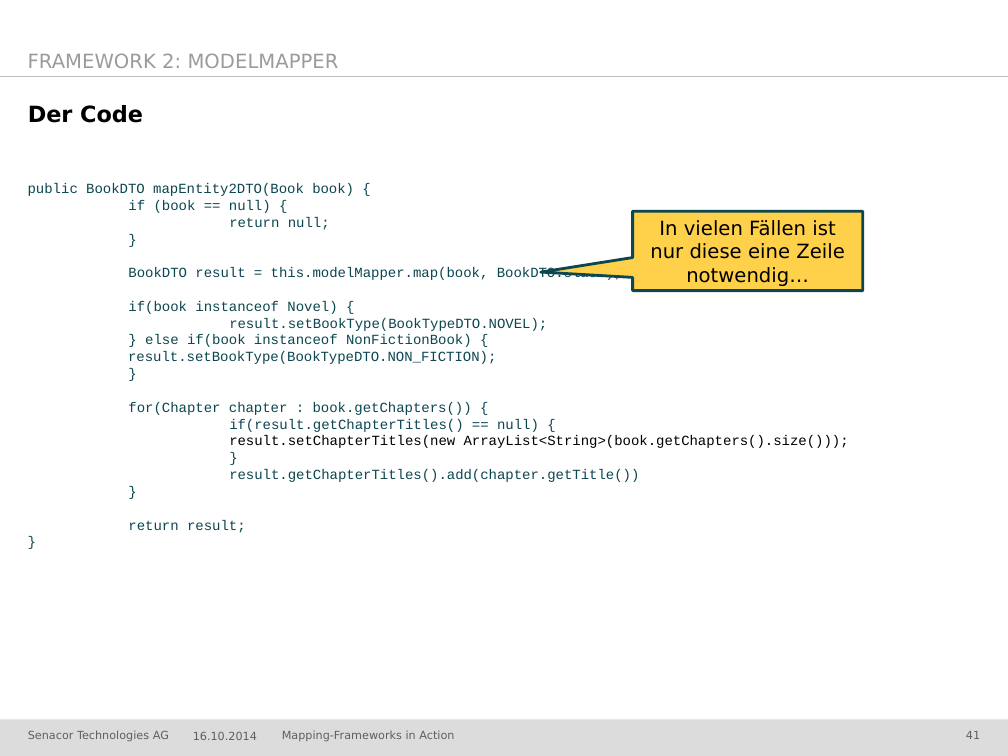
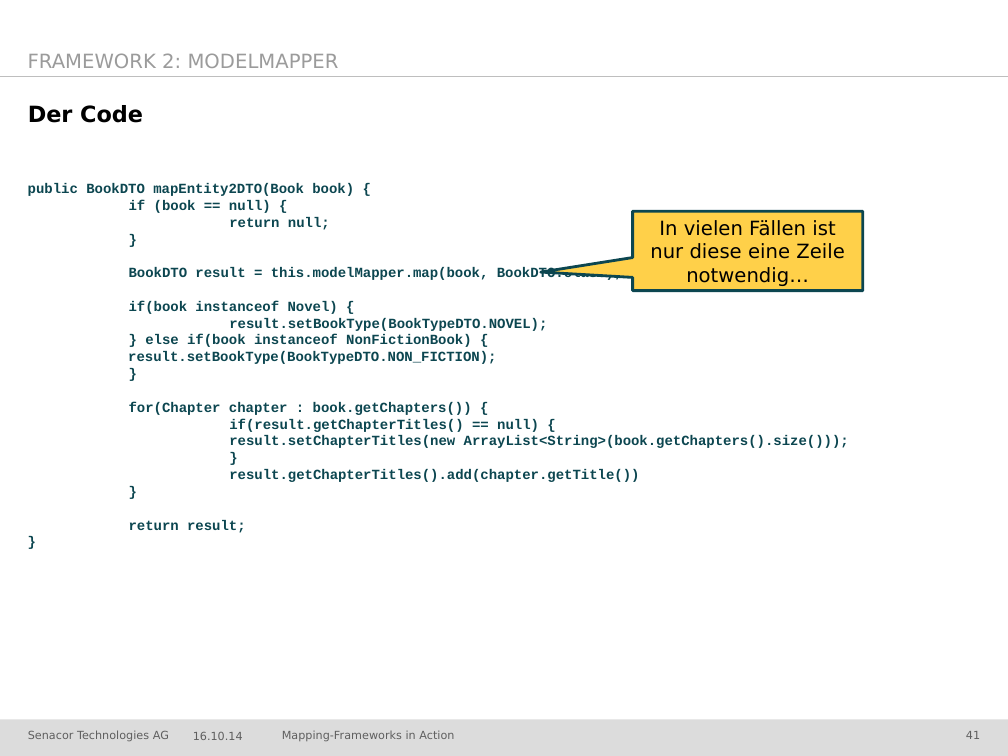
Before and after one commit to jschwalb/Mappings, a slide deck: slide 41 of presentation.pptx. Drawn at 1008x756 pixels with LibreOffice and Linux fonts; fonts in the diff are those of the drawing; background and template pictures are left out. Boxes give left, top, right and bottom in pixels: in the first picture for what was removed or moved away, otherwise in the second. Text is boxed around its words. In the diff, an @@ line names an element or a change of style, - is before the commit and + after.

```diff
--- a/presentation.pptx
+++ b/presentation.pptx
@@ text "public BookDTO mapEntity2DTO(Book book) {" at (x1=28, y1=183, x2=849, y2=533): bold on; text colour #000000 to #0C4650 in "result.setChapterTitles(new ArrayList<String>(book.getChapte ..." @@
@@ text at (x1=193, y1=732, x2=243, y2=740): text changed @@
-16.10.2014
+16.10.14
```
Also in this commit, not shown: 57 other slides changed, 2 slides added.
